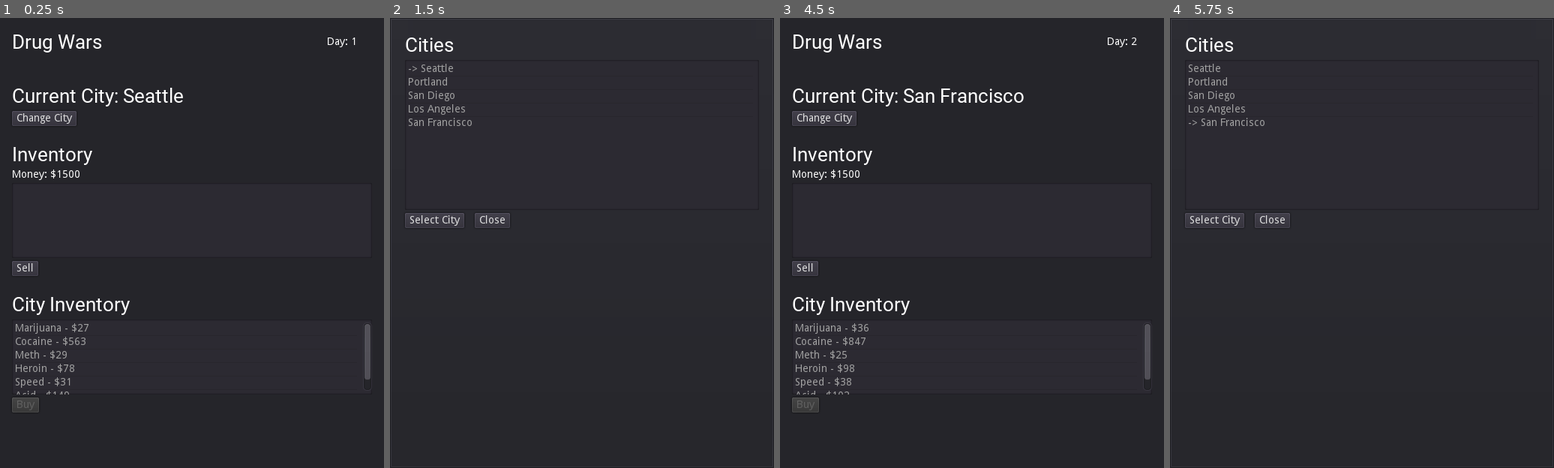
Above: before the commit, frames 1-4 (left to right).
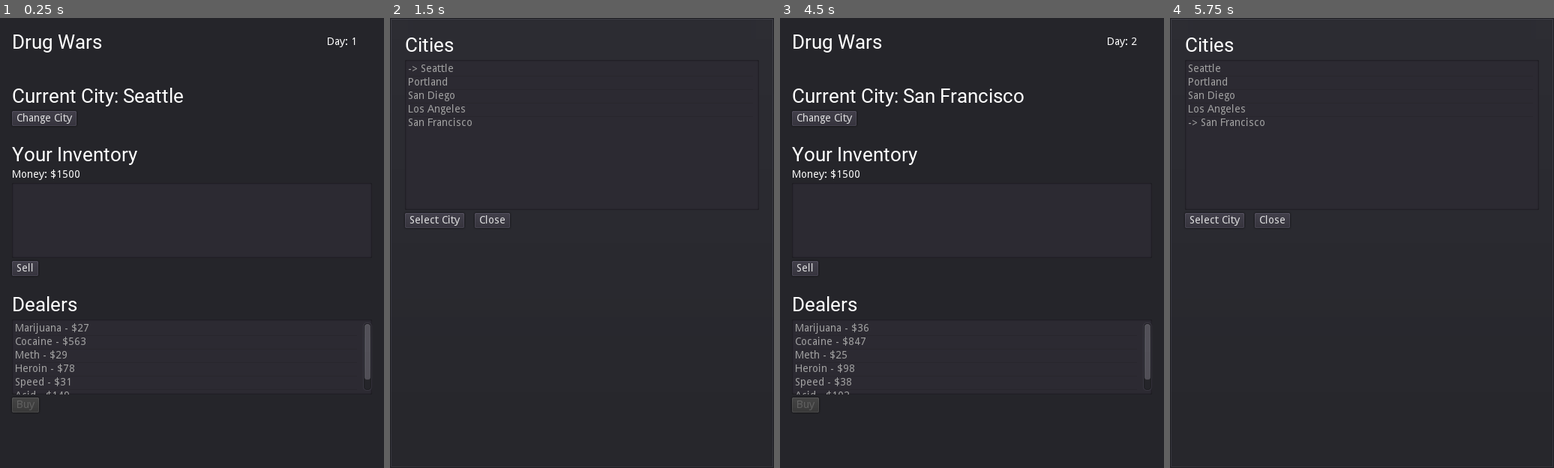
Above: after the commit, the same moments.

Repository: majormunky/GodotDrugWars
Game: Godot game, scene res://Main.tscn
Same seed, same stepped clock (60 frames per second), same inputs: the game is played once before the commit and once after it.
Inputs:
- Up to frame 1 (0.25 s): no input
- Up to frame 2 (1.5 s): click "Change City" at 0.5 s; click "Sell" at 1.25 s
- Up to frame 3 (4.5 s): click "Select City" at 2 s; click "Change City" at 2.75 s; click "Sell" at 3.5 s; click "Select City" at 4.25 s
- Up to frame 4 (5.75 s): click "Change City" at 5 s

The runs differ from the first frame. In frame 1, 0.9% of the frame differs, in the area x 3-36%, y 28-66%; in frame 2, nothing differs; in frame 3, 0.9%; in frame 4, nothing differs.

Commit message:
Updated label names

Diff:
--- a/Main.tscn
+++ b/Main.tscn
@@ -74,7 +74,7 @@
 margin_right = 480.0
 margin_bottom = 182.0
 theme = ExtResource( 2 )
-text = "Inventory"
+text = "Your Inventory"
 
 [node name="MoneyLabel" type="Label" parent="VBoxContainer"]
 margin_top = 186.0
@@ -109,7 +109,7 @@
 margin_right = 480.0
 margin_bottom = 382.0
 theme = ExtResource( 2 )
-text = "City Inventory"
+text = "Dealers"
 
 [node name="CityDrugList" type="ItemList" parent="VBoxContainer"]
 margin_top = 386.0
